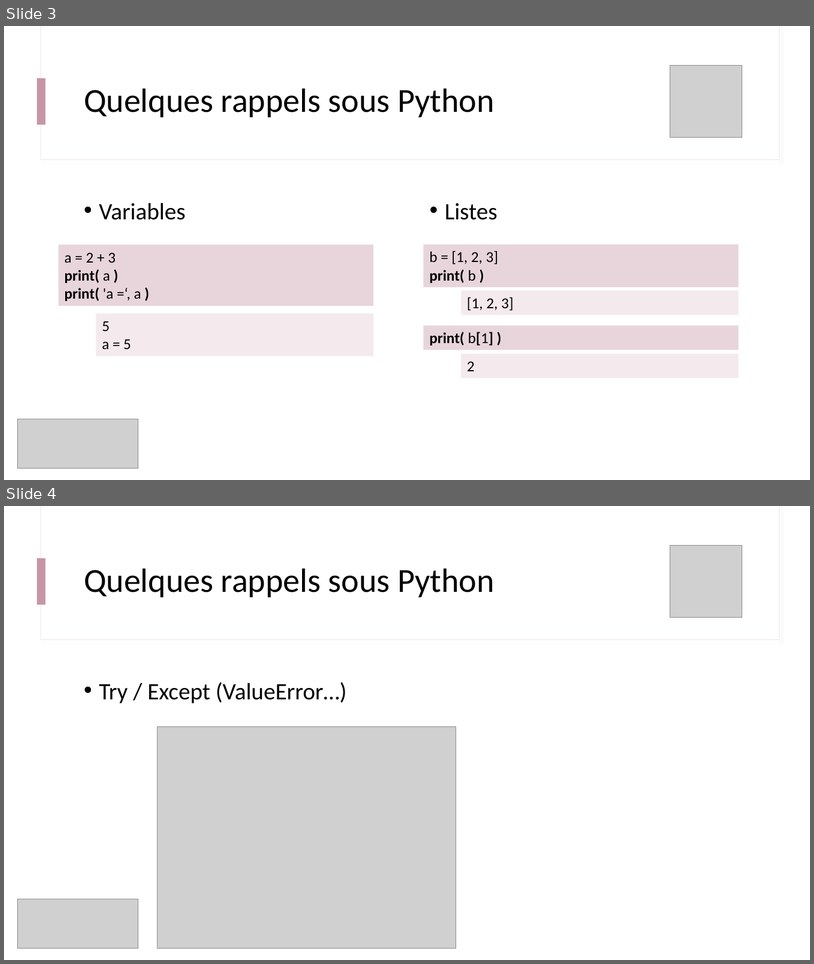
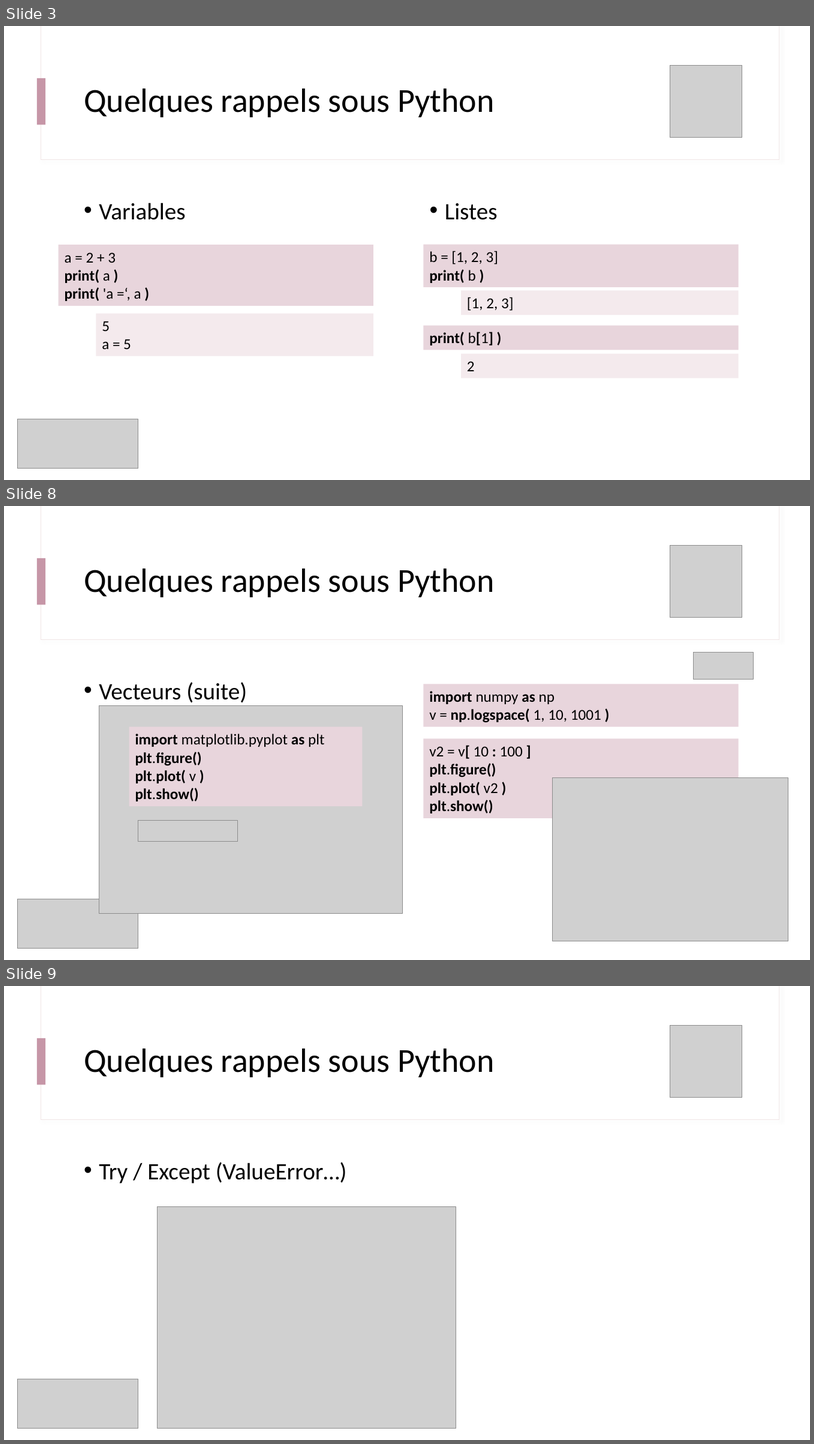
Before and after one commit to IOGS-Digital-Methods/semester-5, a slide deck: s5_outils_numeriques/b0_demistifier_python/B0_1_Demystifier_Python.pptx. Shown one above the other, each under a label of ours: slides 3 and 4 before the commit, slides 3, 8 and 9 after it; the slides between them are not shown. The pictures are 814x964 and 814x1444 pixels, drawn with LibreOffice and Linux fonts; fonts in the diff are those of the drawing; grey boxes stand for pictures. Boxes give left, top, right and bottom in pixels: in the first picture for what was removed or moved away, otherwise in the second. Text is boxed around its words. In the diff, an @@ line names an element or a change of style, - is before the commit and + after.

```diff
--- a/s5_outils_numeriques/b0_demistifier_python/B0_1_Demystifier_Python.pptx
+++ b/s5_outils_numeriques/b0_demistifier_python/B0_1_Demystifier_Python.pptx
@@ slide 8 added at [4, 506, 810, 960], background #FFFFFF; not listed: 3 template elements that a slide beside it also shows @@
@@ picture added at [671, 546, 742, 618] @@
@@ title added at [84, 568, 495, 597], 40 pt, text #000000 @@
+Quelques rappels sous Python
@@ picture added at [693, 652, 753, 679] @@
@@ text added at [99, 682, 247, 703], 28 pt, text #000000 @@
+• Vecteurs (suite)
@@ rectangle added at [424, 684, 739, 727], fill #E8D5DC, 18 pt, text #000000, bold @@
+import numpy as np
+v = np.logspace( 1, 10, 1001 )
@@ picture added at [99, 705, 402, 913] @@
@@ rectangle added at [129, 727, 363, 806], fill #E8D5DC, 18 pt, text #000000, bold @@
+import matplotlib.pyplot as plt
+plt.figure()
+plt.plot( v )
+plt.show()
@@ rectangle added at [424, 738, 739, 817], fill #E8D5DC, 18 pt, text #000000, bold @@
+v2 = v[ 10 : 100 ]
+plt.figure()
+plt.plot( v2 )
+plt.show()
@@ picture added at [552, 778, 789, 941] @@
@@ picture added at [138, 820, 238, 841] @@
@@ picture added at [17, 898, 138, 948] @@
@@ what was slide 4 is now slide 9 @@
```
Also in this commit, not shown: 1 slide changed, 4 other slides added.
